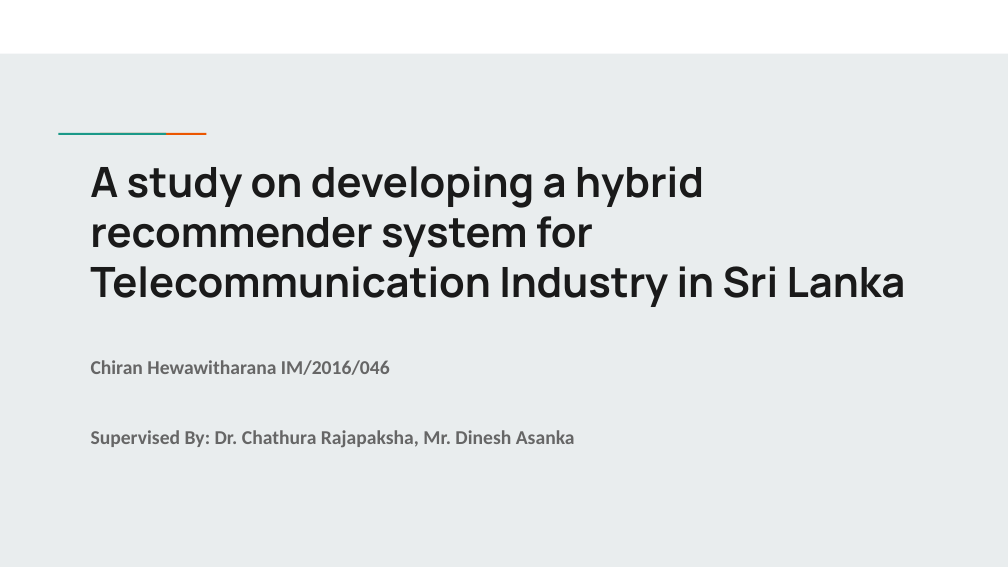
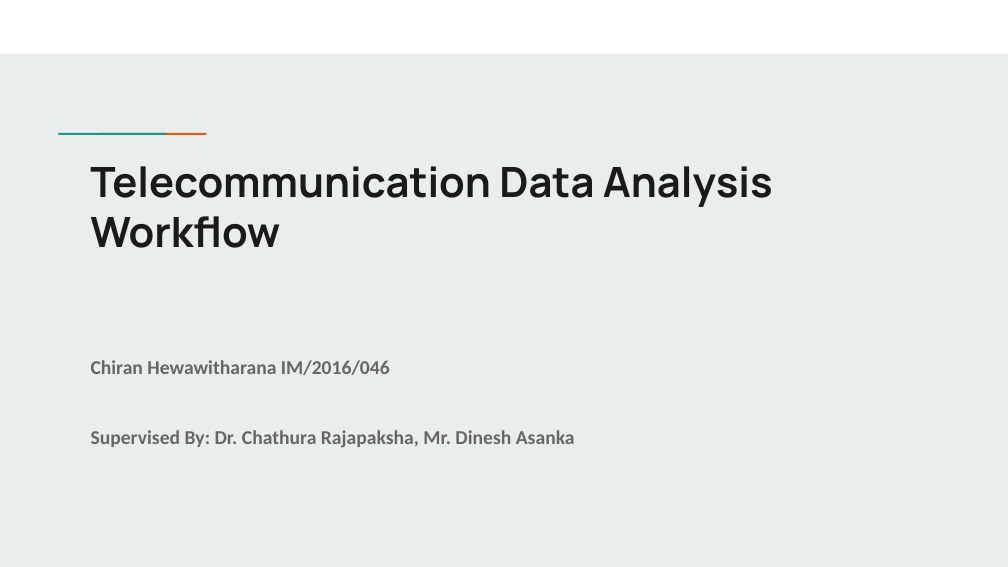
Before and after one commit to cmadusankahw/leve-4-research-hybrid-recommender-for-fixed-line-telco, a slide deck: slide 1 of documents/presentations/SLT project - Data Engineering Flow.pptx. Drawn at 1008x567 pixels with LibreOffice and Linux fonts; fonts in the diff are those of the drawing. Boxes give left, top, right and bottom in pixels: in the first picture for what was removed or moved away, otherwise in the second. Text is boxed around its words. In the diff, an @@ line names an element or a change of style, - is before the commit and + after.

```diff
--- a/documents/presentations/SLT project - Data Engineering Flow.pptx
+++ b/documents/presentations/SLT project - Data Engineering Flow.pptx
@@ title at (90,166,773,248): text changed @@
-A study on developing a hybrid recommender system for Telecommunication Industry in Sri Lanka
+Telecommunication Data Analysis Workflow
```
Also in this commit, not shown: 5 other slides changed, 5 slides added, 1 slide removed, 11 other files.
